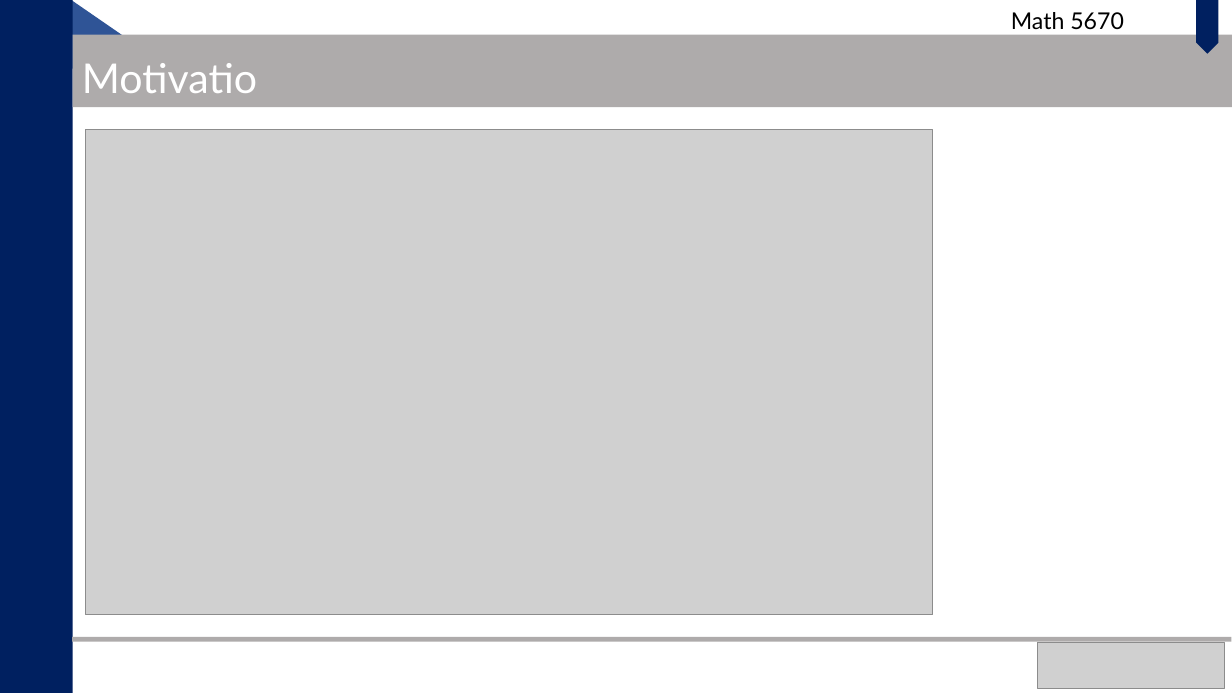
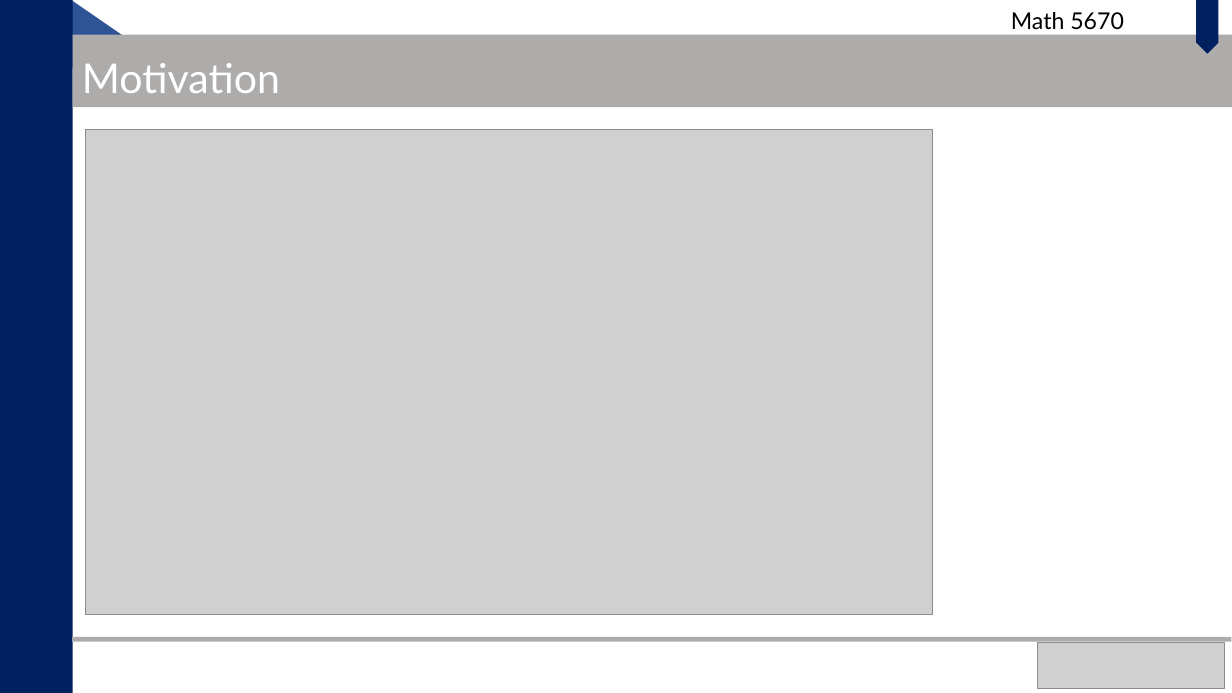
Before and after one commit to yellowzijian/Math5670_Final_Project, a slide deck: slide 3 of Math_5671_Zijian_Lubing.pptx. Drawn at 1232x693 pixels with LibreOffice and Linux fonts; fonts in the diff are those of the drawing; grey boxes stand for pictures. Boxes give left, top, right and bottom in pixels: in the first picture for what was removed or moved away, otherwise in the second. Text is boxed around its words. In the diff, an @@ line names an element or a change of style, - is before the commit and + after.

```diff
--- a/Math_5671_Zijian_Lubing.pptx
+++ b/Math_5671_Zijian_Lubing.pptx
@@ text "Motivation" rewrapped from <box>73,48,287,107</box> to <box>82,63,280,93</box> @@
```
Also in this commit, not shown: 11 other slides changed.
